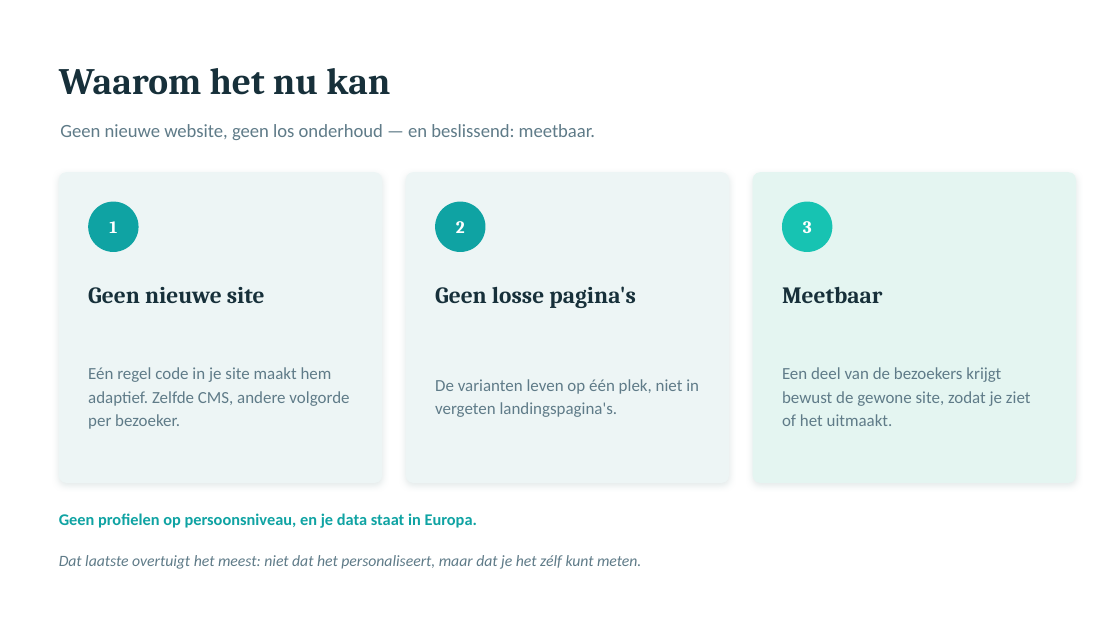
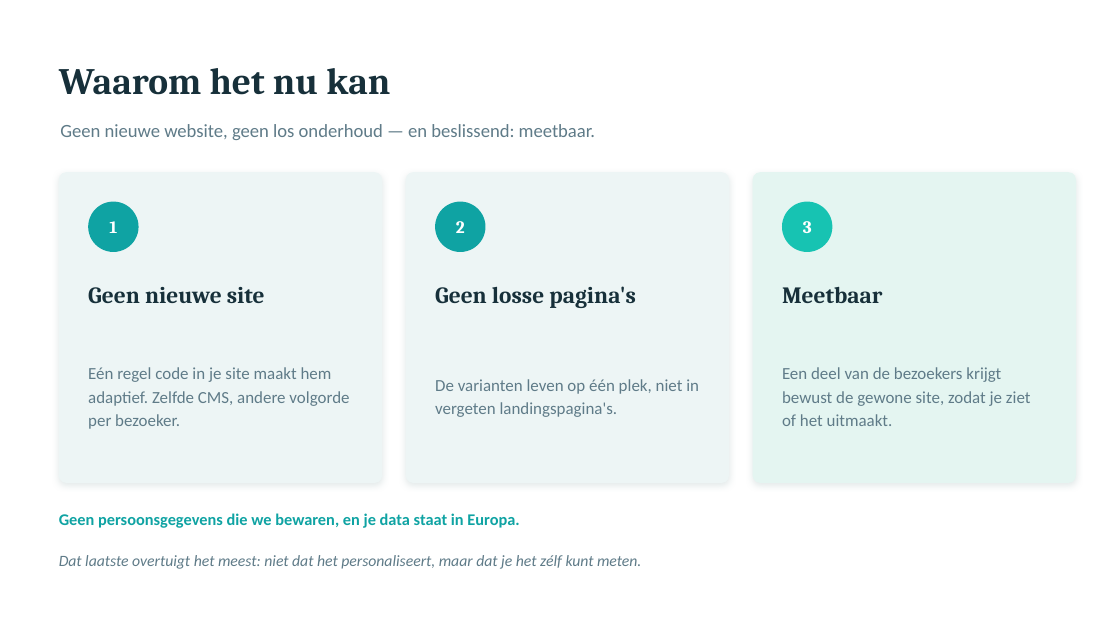
Before and after one commit to jmulders/mister-chameleon, a slide deck: slide 4 of docs/mister-chameleon-klant.pptx. Drawn at 1120x630 pixels with LibreOffice and Linux fonts; fonts in the diff are those of the drawing. Boxes give left, top, right and bottom in pixels: in the first picture for what was removed or moved away, otherwise in the second. Text is boxed around its words. In the diff, an @@ line names an element or a change of style, - is before the commit and + after.

Commit message:
docs: klantdeck privacyregel nauwkeuriger — 'geen persoonsgegevens die we bewaren, data in Europa' (het profiel is pseudoniem, niet tot een naam herleidbaar; de oude zin overclaimde)

```diff
--- a/docs/mister-chameleon-klant.pptx
+++ b/docs/mister-chameleon-klant.pptx
@@ text at <box>59,513,519,528</box>: text changed @@
-Geen profielen op persoonsniveau, en je data staat in Europa.
+Geen persoonsgegevens die we bewaren, en je data staat in Europa.
```
